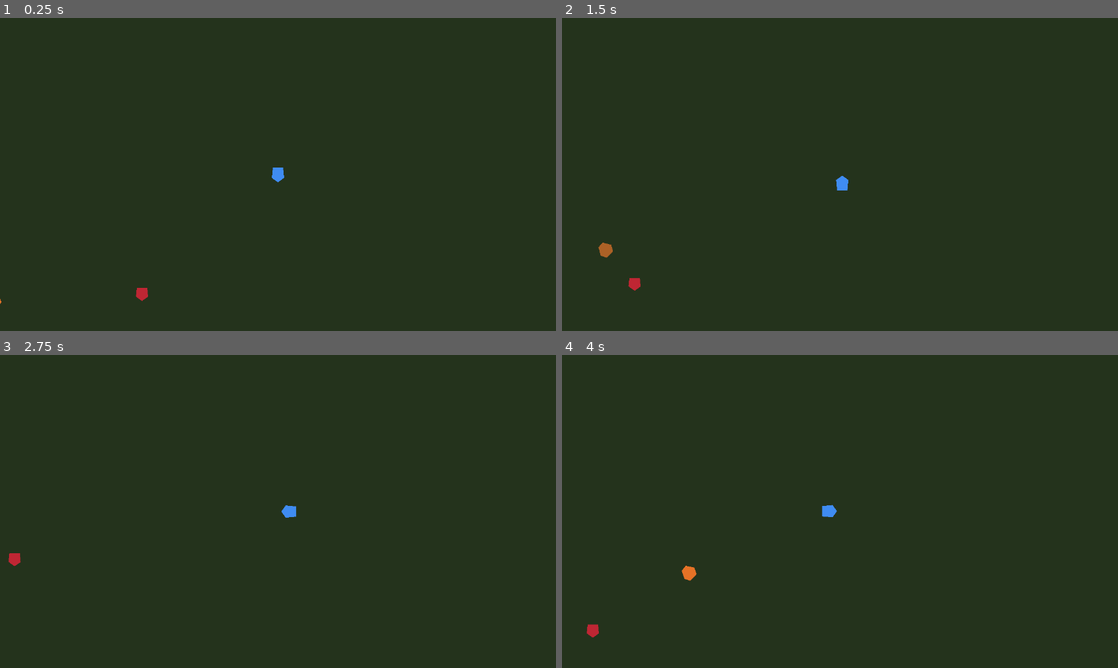
Above: before the commit, frames 1-4 (two rows, left to right).
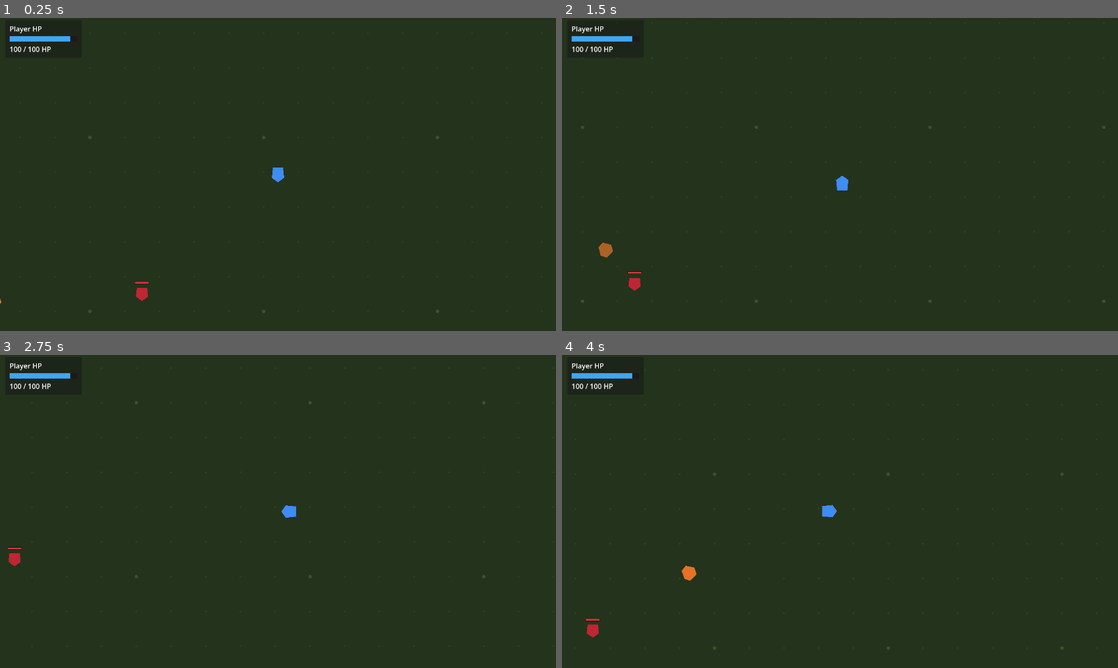
Above: after the commit, the same moments.

Repository: Wsmith007/dragon-rider-rpg
Game: Godot game, scene res://scenes/world/TestWorld.tscn
Two runs of this game, one before a commit and one after it. Both use one fixed random seed, a clock stepped at 60 frames per second and the inputs below.
Inputs:
- Up to frame 1 (0.25 s): no input
- Up to frame 2 (1.5 s): tap Enter at 0.5 s; hold D (move_right) 0.53-1.28 s; tap Space (attack) at 0.6 s; hold S (move_down) from 1.28 s (still down); tap Q (dragon_command) at 1.35 s
- Up to frame 3 (2.75 s): release S (move_down) at 2.03 s; hold D (move_right) from 2.03 s (still down); tap Space (attack) at 2.1 s
- Up to frame 4 (4 s): release D (move_right) at 2.78 s; hold W (move_up) 2.78-3.53 s; tap Q (dragon_command) at 2.85 s; hold A (move_left) from 3.53 s (still down); tap Space (attack) at 3.6 s

The runs differ from the first frame. In frame 1, 0.4% of the frame differs, in the area x 1-79%, y 2-95%; in frame 2, 0.4%, in the area x 1-98%, y 2-91%; in frame 3, 0.4%; in frame 4, 0.4%.

Commit message:
Add visual feedback for enemy HP bars, player HUD, and floor grid.
Co-authored-by: Cursor <cursoragent@cursor.com>

Diff:
--- a/scenes/enemies/Enemy.tscn
+++ b/scenes/enemies/Enemy.tscn
@@ -1,7 +1,8 @@
-[gd_scene load_steps=4 format=3 uid="uid://benemy001"]
+[gd_scene load_steps=5 format=3 uid="uid://benemy001"]
 
 [ext_resource type="Script" path="res://scripts/enemies/enemy.gd" id="1_enemy"]
 [ext_resource type="Script" path="res://scripts/systems/health.gd" id="2_health"]
+[ext_resource type="Script" path="res://scripts/ui/health_bar_2d.gd" id="3_healthbar"]
 
 [sub_resource type="CircleShape2D" id="CircleShape2D_enemy"]
 radius = 14.0
@@ -21,3 +22,6 @@
 
 [node name="Health" type="Node" parent="."]
 script = ExtResource("2_health")
+
+[node name="HealthBar" type="Node2D" parent="."]
+script = ExtResource("3_healthbar")
--- /dev/null
+++ b/scenes/ui/PlayerHealthUI.tscn
@@ -0,0 +1,53 @@
+[gd_scene format=3 uid="uid://drckc1d62aiqe"]
+
+[ext_resource type="Script" path="res://scripts/ui/player_health_ui.gd" id="1_ui"]
+
+[node name="PlayerHealthUI" type="Control"]
+layout_mode = 3
+anchors_preset = 0
+offset_left = 12.0
+offset_top = 12.0
+offset_right = 188.0
+offset_bottom = 84.0
+grow_horizontal = 0
+grow_vertical = 0
+script = ExtResource("1_ui")
+
+[node name="Panel" type="PanelContainer" parent="."]
+layout_mode = 1
+anchors_preset = 15
+anchor_right = 1.0
+anchor_bottom = 1.0
+grow_horizontal = 2
+grow_vertical = 2
+
+[node name="Margin" type="MarginContainer" parent="Panel"]
+layout_mode = 2
+theme_override_constants/margin_left = 10
+theme_override_constants/margin_top = 8
+theme_override_constants/margin_right = 10
+theme_override_constants/margin_bottom = 8
+
+[node name="VBox" type="VBoxContainer" parent="Panel/Margin"]
+layout_mode = 2
+theme_override_constants/separation = 6
+
+[node name="TitleLabel" type="Label" parent="Panel/Margin/VBox"]
+layout_mode = 2
+text = "Player HP"
+
+[node name="BarBackground" type="ColorRect" parent="Panel/Margin/VBox"]
+custom_minimum_size = Vector2(140, 12)
+layout_mode = 2
+color = Color(0.1, 0.1, 0.1, 0.85)
+
+[node name="BarFill" type="ColorRect" parent="Panel/Margin/VBox/BarBackground"]
+layout_mode = 0
+offset_right = 140.0
+offset_bottom = 12.0
+mouse_filter = 2
+color = Color(0.25, 0.65, 0.95, 1)
+
+[node name="ValueLabel" type="Label" parent="Panel/Margin/VBox"]
+layout_mode = 2
+text = "100 / 100 HP"
--- a/scenes/world/TestWorld.tscn
+++ b/scenes/world/TestWorld.tscn
@@ -5,6 +5,8 @@
 [ext_resource type="PackedScene" uid="uid://bplayer001" path="res://scenes/player/Player.tscn" id="3_player"]
 [ext_resource type="PackedScene" uid="uid://bdragon001" path="res://scenes/dragon/Dragon.tscn" id="4_dragon"]
 [ext_resource type="PackedScene" uid="uid://benemy001" path="res://scenes/enemies/Enemy.tscn" id="5_enemy"]
+[ext_resource type="Script" path="res://scripts/world/floor_grid_visual.gd" id="6_floor_grid"]
+[ext_resource type="PackedScene" uid="uid://bplayerhealthui" path="res://scenes/ui/PlayerHealthUI.tscn" id="7_player_health_ui"]
 
 [node name="TestWorld" type="Node2D" unique_id=1840992113]
 script = ExtResource("1_world")
@@ -16,6 +18,10 @@
 offset_right = 2400.0
 offset_bottom = 2400.0
 color = Color(0.14, 0.2, 0.11, 1)
+
+[node name="FloorGrid" type="Node2D" parent="."]
+z_index = -9
+script = ExtResource("6_floor_grid")
 
 [node name="Entities" type="Node2D" parent="." unique_id=83008799]
 
@@ -38,3 +44,7 @@
 
 [node name="Camera2D" type="Camera2D" parent="." unique_id=305802096]
 script = ExtResource("2_camera")
+
+[node name="UI" type="CanvasLayer" parent="."]
+
+[node name="PlayerHealthUI" parent="UI" instance=ExtResource("7_player_health_ui")]
--- /dev/null
+++ b/scripts/ui/health_bar_2d.gd
@@ -0,0 +1,54 @@
+extends Node2D
+## Small world-space health bar (background + fill). Attach under an entity with a Health node.
+
+@export var health_path: NodePath = ^"../Health"
+@export var bar_size: Vector2 = Vector2(32.0, 5.0)
+@export var bar_offset: Vector2 = Vector2(0.0, -28.0)
+@export var background_color: Color = Color(0.12, 0.12, 0.12, 0.9)
+@export var fill_color: Color = Color(0.82, 0.22, 0.22, 1.0)
+@export var border_color: Color = Color(0.05, 0.05, 0.05, 0.95)
+
+var _health: Health
+var _fill_ratio: float = 1.0
+
+
+func _ready() -> void:
+	position = bar_offset
+	_health = get_node_or_null(health_path) as Health
+	if _health == null:
+		push_warning("HealthBar2D: missing Health at %s" % health_path)
+		return
+
+	_health.health_changed.connect(_on_health_changed)
+	_health.died.connect(_on_died)
+	call_deferred("_refresh_from_health")
+
+
+func _refresh_from_health() -> void:
+	if _health == null:
+		return
+	_fill_ratio = _health.current_health / _health.max_health if _health.max_health > 0.0 else 0.0
+	queue_redraw()
+
+
+func _on_health_changed(current: float, maximum: float) -> void:
+	_fill_ratio = current / maximum if maximum > 0.0 else 0.0
+	queue_redraw()
+
+
+func _on_died() -> void:
+	visible = false
+
+
+func _draw() -> void:
+	var half_width := bar_size.x * 0.5
+	var origin := Vector2(-half_width, 0.0)
+	var background_rect := Rect2(origin, bar_size)
+
+	draw_rect(background_rect, background_color)
+
+	if _fill_ratio > 0.0:
+		var fill_rect := Rect2(origin, Vector2(bar_size.x * _fill_ratio, bar_size.y))
+		draw_rect(fill_rect, fill_color)
+
+	draw_rect(background_rect, border_color, false, 1.0)
--- /dev/null
+++ b/scripts/ui/player_health_ui.gd
@@ -0,0 +1,35 @@
+extends Control
+## Simple screen-space player HP readout for the top-left corner.
+
+@onready var _bar_background: ColorRect = $Panel/Margin/VBox/BarBackground
+@onready var _bar_fill: ColorRect = $Panel/Margin/VBox/BarBackground/BarFill
+@onready var _value_label: Label = $Panel/Margin/VBox/ValueLabel
+
+var _bar_width: float = 0.0
+
+
+func _ready() -> void:
+	_bar_width = _bar_background.custom_minimum_size.x
+
+
+func bind_to_player(player: CharacterBody2D) -> void:
+	var health := player.get_node_or_null("Health") as Health
+	if health == null:
+		push_warning("PlayerHealthUI: player is missing a Health node.")
+		return
+
+	_update_display(health.current_health, health.max_health)
+
+	if not health.health_changed.is_connected(_on_health_changed):
+		health.health_changed.connect(_on_health_changed)
+
+
+func _on_health_changed(current: float, maximum: float) -> void:
+	_update_display(current, maximum)
+
+
+func _update_display(current: float, maximum: float) -> void:
+	var ratio := current / maximum if maximum > 0.0 else 0.0
+	var bar_height := _bar_background.custom_minimum_size.y
+	_bar_fill.size = Vector2(_bar_width * ratio, bar_height)
+	_value_label.text = "%d / %d HP" % [int(current), int(maximum)]
--- /dev/null
+++ b/scripts/world/floor_grid_visual.gd
@@ -0,0 +1,30 @@
+extends Node2D
+## Visual-only floor markers to make movement easier to read. No collision or gameplay impact.
+
+@export var grid_spacing: float = 80.0
+@export var area_half_size: float = 2400.0
+@export var dot_radius: float = 2.5
+@export var major_dot_radius: float = 4.0
+@export var dot_color: Color = Color(0.2, 0.28, 0.15, 0.55)
+@export var major_dot_color: Color = Color(0.26, 0.36, 0.19, 0.75)
+@export var major_dot_every: int = 5
+
+
+func _ready() -> void:
+	queue_redraw()
+
+
+func _draw() -> void:
+	var start := -area_half_size
+	var end := area_half_size
+	var column_index := 0
+
+	for x in range(int(start), int(end) + 1, int(grid_spacing)):
+		var row_index := 0
+		for y in range(int(start), int(end) + 1, int(grid_spacing)):
+			var is_major := column_index % major_dot_every == 0 and row_index % major_dot_every == 0
+			var color := major_dot_color if is_major else dot_color
+			var radius := major_dot_radius if is_major else dot_radius
+			draw_circle(Vector2(x, y), radius, color)
+			row_index += 1
+		column_index += 1
--- a/scripts/world/test_world.gd
+++ b/scripts/world/test_world.gd
@@ -6,6 +6,7 @@
 @onready var _dragon: CharacterBody2D = $Entities/Dragon
 @onready var _camera: Camera2D = $Camera2D
 @onready var _dragon_command: Node = $Entities/Player/DragonCommand
+@onready var _player_health_ui: Control = $UI/PlayerHealthUI
 
 
 func _ready() -> void:
@@ -13,3 +14,5 @@
 	if _camera.has_method("set_follow_target"):
 		_camera.set_follow_target(_player)
 	_dragon_command.command_toggle_requested.connect(_dragon.handle_command_toggle)
+	if _player_health_ui.has_method("bind_to_player"):
+		_player_health_ui.bind_to_player(_player)
Not shown, added: scripts/ui/health_bar_2d.gd.uid
Not shown, added: scripts/ui/player_health_ui.gd.uid
Not shown, added: scripts/world/floor_grid_visual.gd.uid
